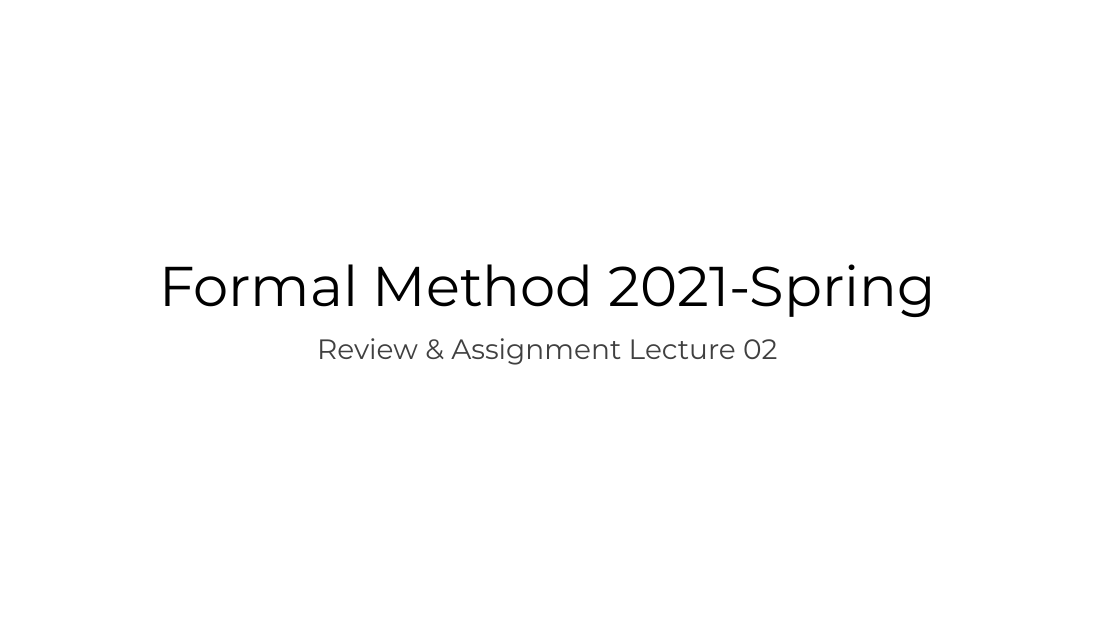
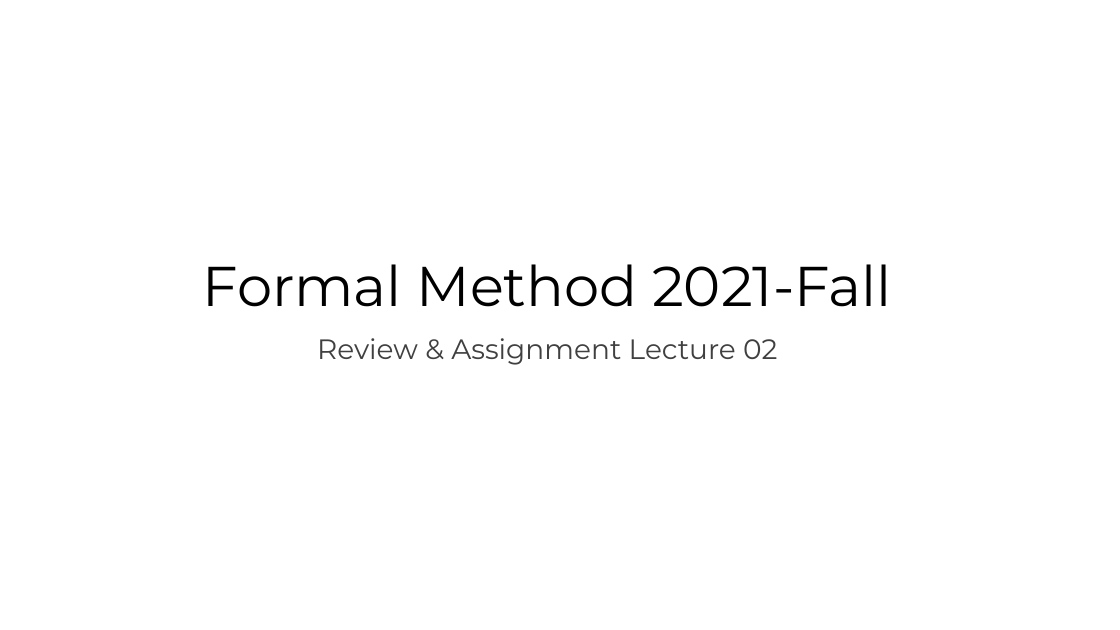
Before and after one commit to csslab-ustc/csslab-ustc.github.io, a slide deck: slide 1 of courses/theory/2021-fall/slides/review-lecture/review-02-2021-Fall.pptx. Drawn at 1120x630 pixels with LibreOffice and Linux fonts; fonts in the diff are those of the drawing. Boxes give left, top, right and bottom in pixels: in the first picture for what was removed or moved away, otherwise in the second. Text is boxed around its words. In the diff, an @@ line names an element or a change of style, - is before the commit and + after.

Commit message:
update slide

```diff
--- a/courses/theory/2021-fall/slides/review-lecture/review-02-2021-Fall.pptx
+++ b/courses/theory/2021-fall/slides/review-lecture/review-02-2021-Fall.pptx
@@ title at (203, 264, 892, 307): text changed @@
-Formal Method 2021-Spring
+Formal Method 2021-Fall
```
Also in this commit, not shown: 1 other slide changed.
